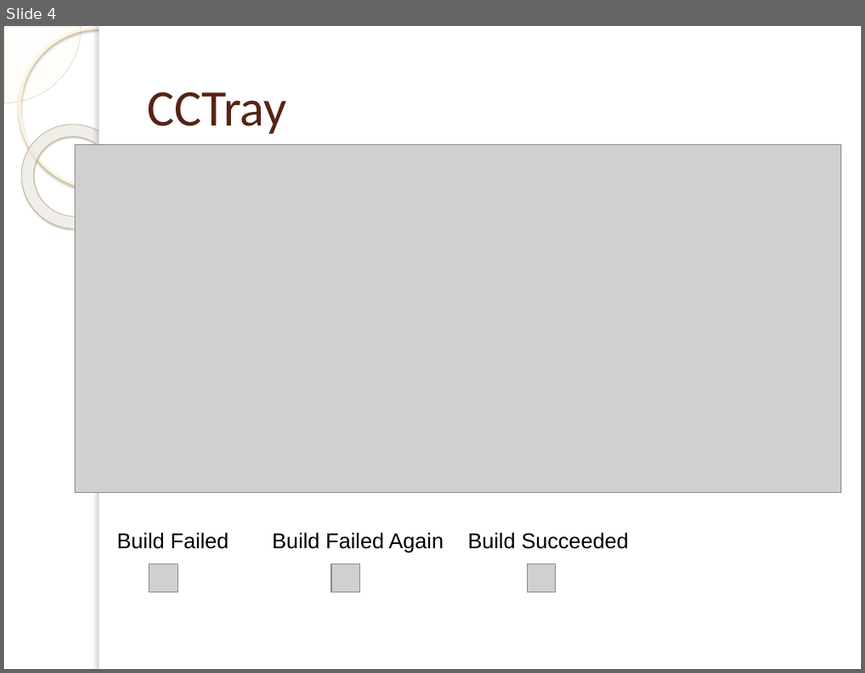
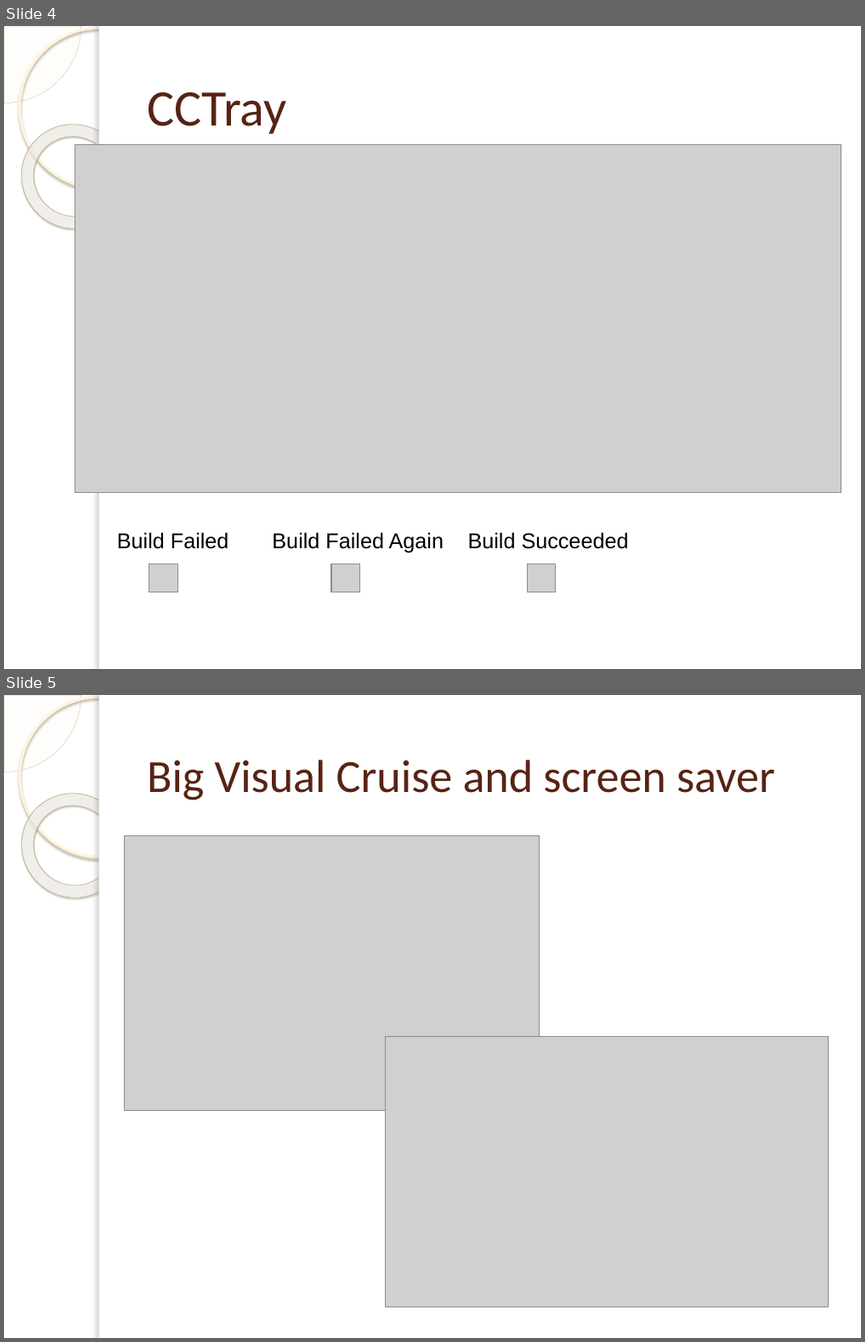
Before and after one commit to michelgrootjans/foresee, a slide deck: Agile.net/ccnet.pptx. Shown one above the other, each under a label of ours: slide 4 before the commit, slides 4 and 5 after it. The pictures are 865x673 and 865x1342 pixels, drawn with LibreOffice and Linux fonts; fonts in the diff are those of the drawing; grey boxes stand for pictures; background and template pictures are left out. Boxes give left, top, right and bottom in pixels: in the first picture for what was removed or moved away, otherwise in the second. Text is boxed around its words. In the diff, an @@ line names an element or a change of style, - is before the commit and + after.

```diff
--- a/Agile.net/ccnet.pptx
+++ b/Agile.net/ccnet.pptx
@@ slide 5 added at (4, 695, 861, 1338), background picture (left out); not listed: 5 template elements that a slide beside it also shows @@
@@ title added at (147, 760, 775, 800), 38.7 pt, text #572314 @@
+Big Visual Cruise and screen saver
@@ picture added at (125, 835, 540, 1111) @@
@@ picture added at (386, 1036, 828, 1306) @@
```
